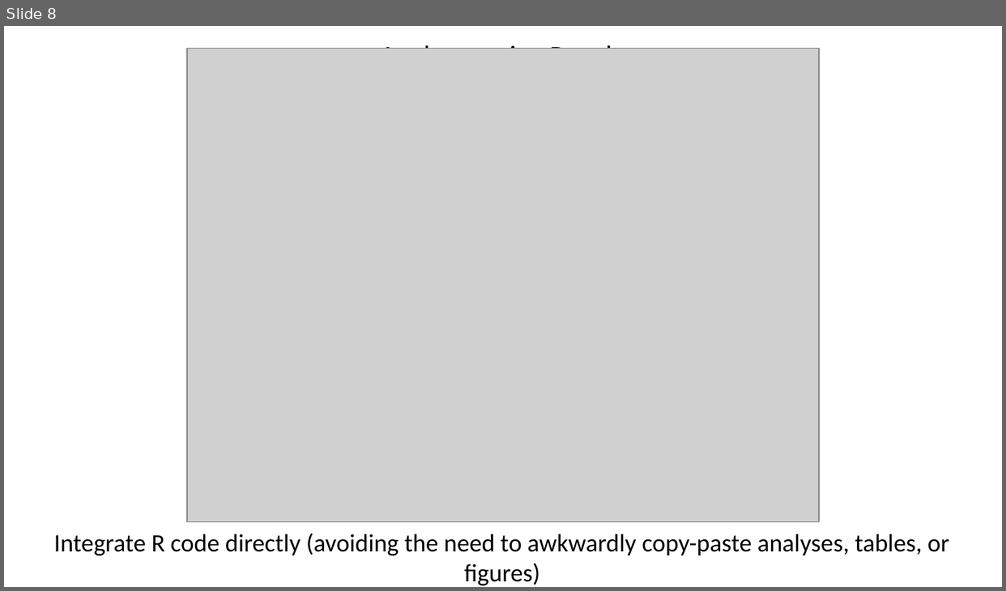
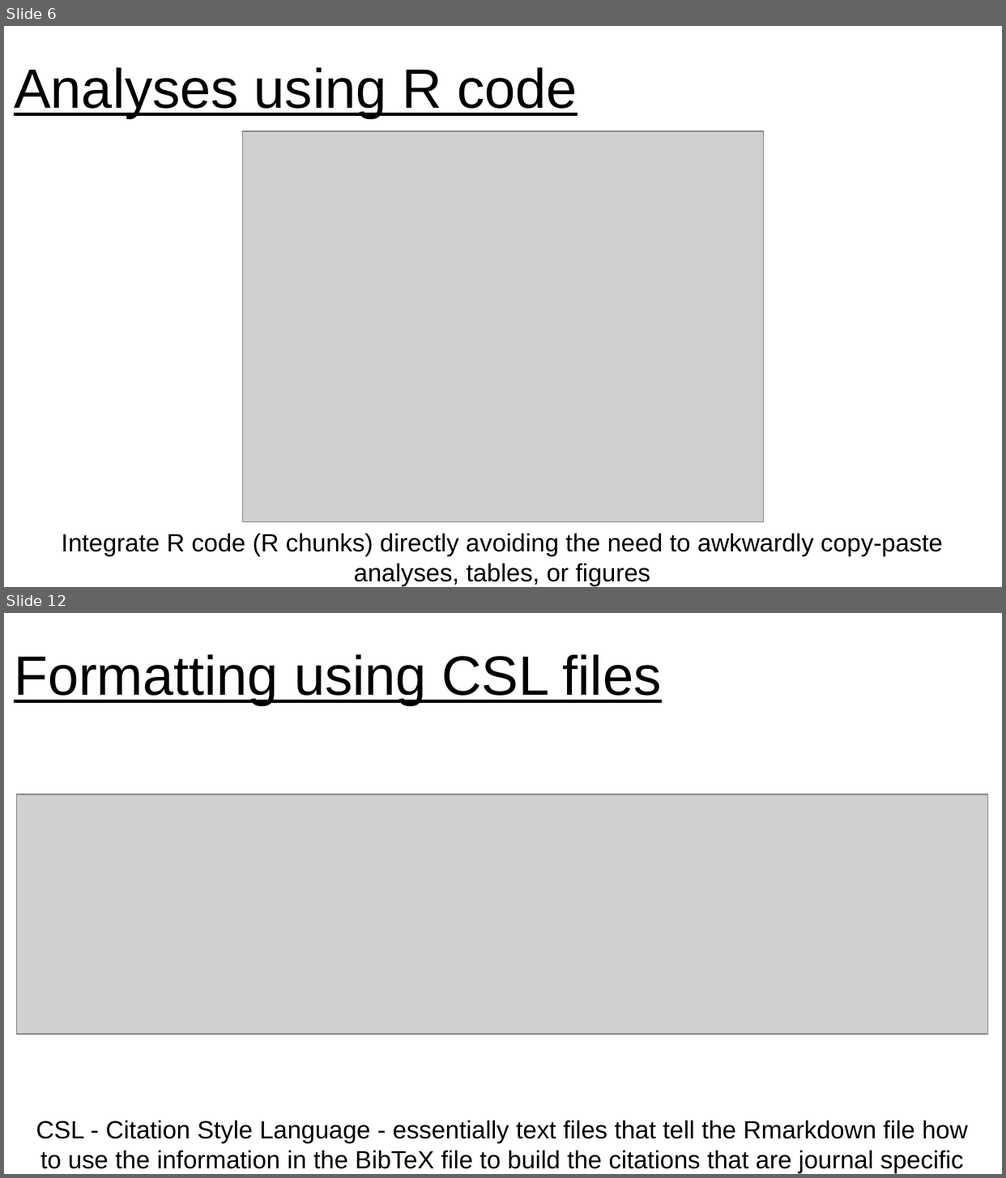
Before and after one commit to jennahamlin/GiGte, a slide deck: GiGte.pptx. Shown one above the other, each under a label of ours: slide 8 before the commit, slides 6 and 12 after it; the slides between them are not shown. The pictures are 1006x591 and 1006x1178 pixels, drawn with LibreOffice and Linux fonts; fonts in the diff are those of the drawing; grey boxes stand for pictures. Boxes give left, top, right and bottom in pixels: in the first picture for what was removed or moved away, otherwise in the second. Text is boxed around its words. In the diff, an @@ line names an element or a change of style, - is before the commit and + after.

Commit message:
add most of images and slides for ppt

```diff
--- a/GiGte.pptx
+++ b/GiGte.pptx
@@ slide 12 added at box(4, 613, 1002, 1174), background #FFFFFF @@
@@ title added at box(14, 654, 662, 705), 40 pt, text #000000, underline @@
+Formatting using CSL files
@@ picture added at box(16, 794, 988, 1034) @@
@@ text added at box(36, 1120, 967, 1173), 18 pt, text #000000 @@
+CSL - Citation Style Language - essentially text files that tell the Rmarkdown file how to use the information in the BibTeX file to build the citations that are journal specific
@@ what was slide 8 is now slide 6 @@
@@ slide 6 changed as well @@
@@ title "Analyses using R code": place and size @@
-title "Analyses using R code" at box(380, 42, 625, 49)
+title "Analyses using R code" at box(14, 67, 577, 118)
@@ title "Analyses using R code" at box(14, 67, 577, 118): size 20 to 40 pt, font Calibri to Arial, underline on; alignment centre to left @@
@@ picture: place and size @@
-picture at box(186, 48, 818, 522)
+picture at box(242, 132, 764, 523)
@@ text at box(62, 533, 943, 586): text changed; font Calibri to Arial @@
-Integrate R code directly (avoiding the need to awkwardly copy-paste analyses, tables, or figures)
+Integrate R code (R chunks) directly avoiding the need to awkwardly copy-paste analyses, tables, or figures
```
Also in this commit, not shown: 5 other slides changed, 8 other slides added, 3 slides removed, 8 other files.
